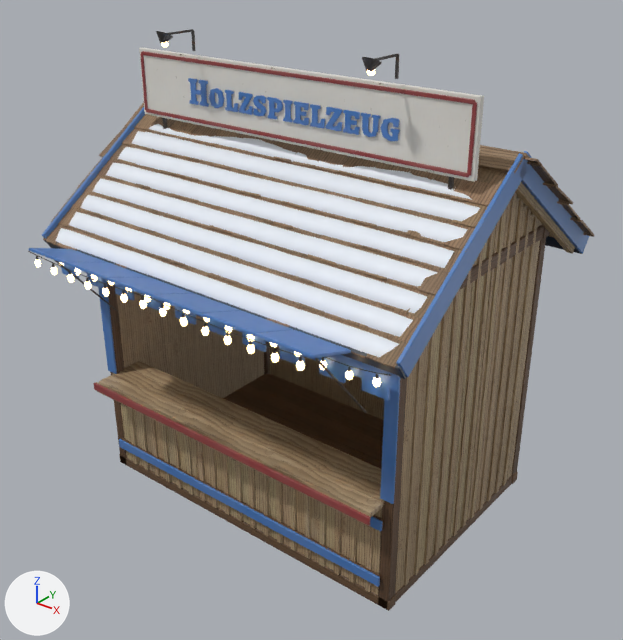
A saved change to the glTF model site/public/models/deco_spielzeug.glb.
Both versions are drawn from a 50 mm camera at (4.33, -5.48, 5.02) aimed at (0.15, -0.25, 1.78). The lights are fixed; the arrows at lower left show +X, +Y and +Z. The older version comes first. Where no turn or scale is listed for an object, it has been applied to the vertices. Vertices at exactly the same position are counted once.

The first picture shows 'bulbs_0', 'deco_spielzeug_counter', 'deco_spielzeug_frame', 'deco_spielzeug_paint', 'deco_spielzeug_roof', 'deco_spielzeug_wood', 'snow_0' and 2 more.
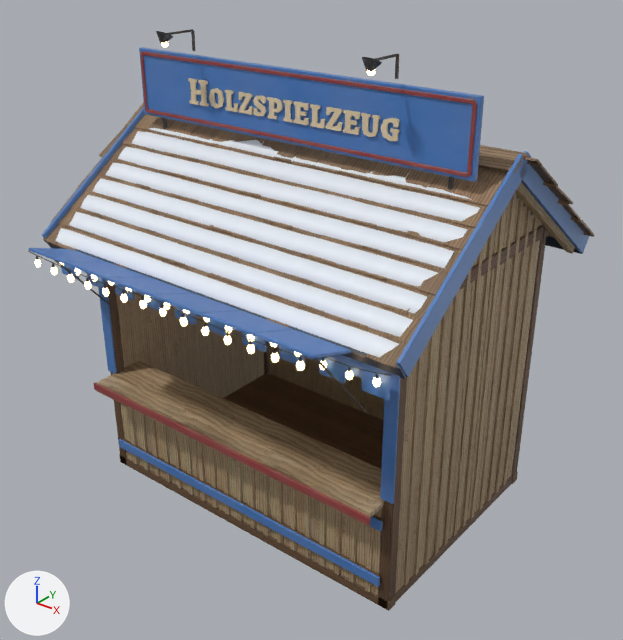
Where the newer file only moved an object's origin or applied its transform, the numbers keep the older frame.

Boxes [x1, y1, x2, y2] around the edits, measured in the pictures (623 x 640 px):
'snow_0', reshaped
    before: [55, 124, 480, 357]
    after: [56, 128, 480, 357]
part 1 of me_deco_spielzeug_paint, surface changed (grey to blue)
    both: [139, 47, 484, 182]
part 2 of me_snow_0, cut back
    before: [69, 124, 474, 313]

The change, as a diff of the scene's bpy script:
```diff
--- a/site/public/models/deco_spielzeug.glb.py
+++ b/site/public/models/deco_spielzeug.glb.py
@@ me_deco_spielzeug_paint @@
 me_deco_spielzeug_paint.from_pydata(...)  # 1434 vertices, 2644 faces; spans x -1.83..1.83, y -1.66..1.66, z -1.82..1.82
 # used by ob_deco_spielzeug_paint; location = (0.0, -0.19, 2.06)
+# me_deco_spielzeug_paint part 1: texture (UV) coordinates of 1530 of 2644 faces, centred in x -1.65..1.65, y -0.2..-0.14, z 1.26..1.82, changed; they spanned u -0.94..2.36, v 0.51..0.74 and now span u -0.94..2.36, v 0.26..0.74
 me_deco_spielzeug_paint.materials.append(mat_paint)
@@ me_snow_0 @@
 # used by ob_snow_0; location = (0.0, -0.78, 2.83)
-me_snow_0.from_pydata(...)  # 938 vertices, 1426 faces; spans x -1.73..1.73, y -0.67..0.67, z -0.47..0.47
+me_snow_0.from_pydata(...)  # 784 vertices, 1132 faces; spans x -1.73..1.73, y -0.67..0.72, z -0.47..0.51
+# me_snow_0 part 2: 12 vertices moved from x -0.91..1.4, y 0.67, z 0.47 to x -0.91..1.4, y 0.72, z 0.51; 154 vertices removed from x -1.73..1.73, y -0.45..0.49, z -0.26..0.42
 me_snow_0.materials.append(mat_snow)
```
